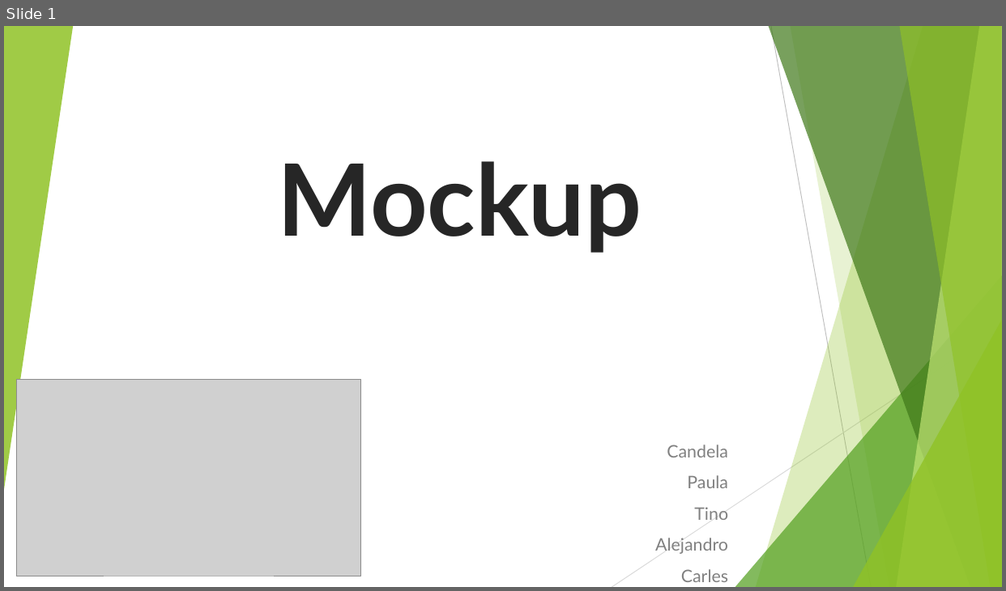
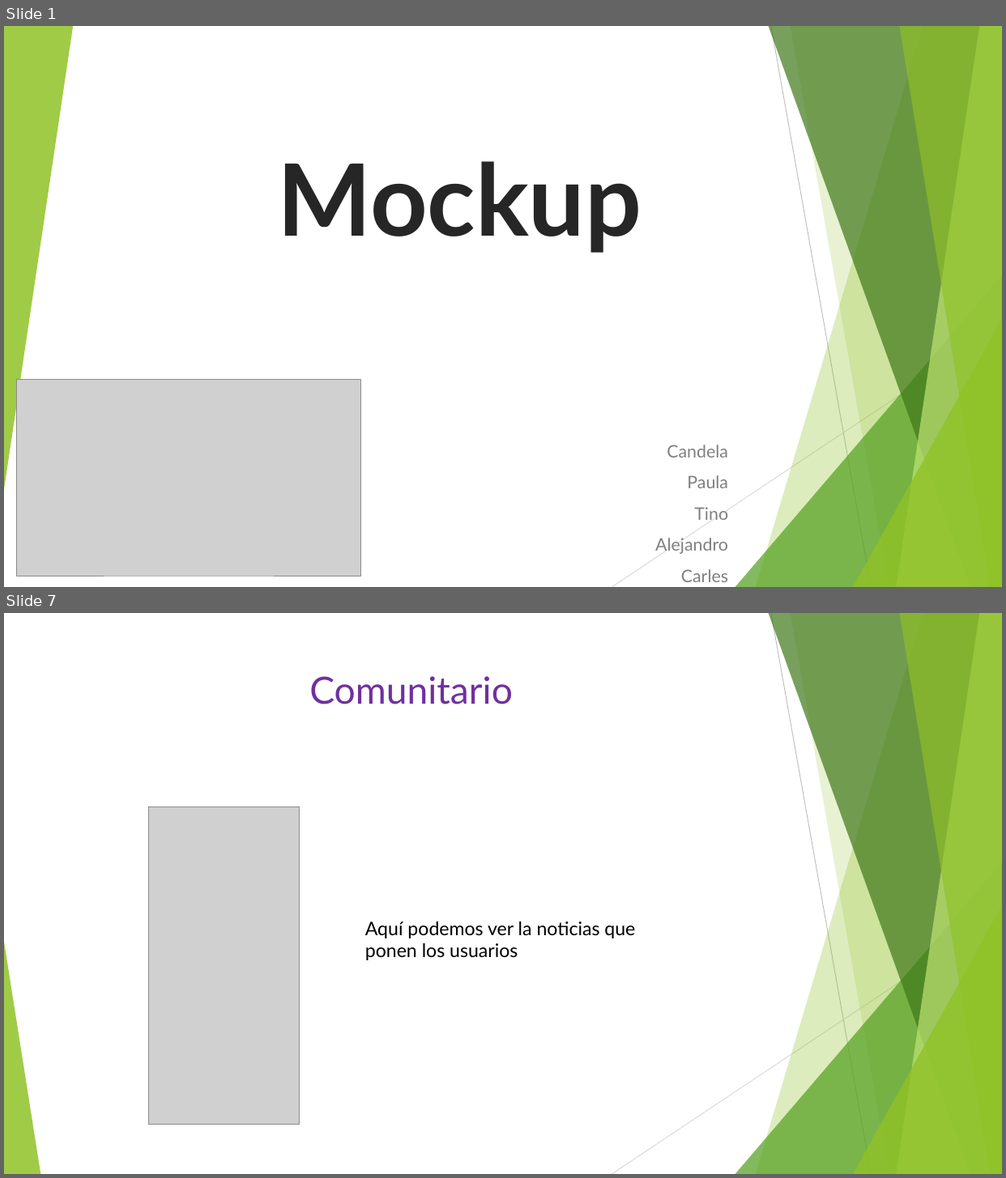
Before and after one commit to Tiinocm/ProyectoIntegrado, a slide deck: carles/poryecto integrado.pptx. Shown one above the other, each under a label of ours: slide 1 before the commit, slides 1 and 7 after it; the slides between them are not shown. The pictures are 1006x591 and 1006x1178 pixels, drawn with LibreOffice and Linux fonts; fonts in the diff are those of the drawing; grey boxes stand for pictures. Boxes give left, top, right and bottom in pixels: in the first picture for what was removed or moved away, otherwise in the second. Text is boxed around its words. In the diff, an @@ line names an element or a change of style, - is before the commit and + after.

```diff
--- a/carles/poryecto integrado.pptx
+++ b/carles/poryecto integrado.pptx
@@ slide 7 added at (4, 613, 1002, 1174), background #FFFFFF; not listed: 9 template elements that a slide beside it also shows @@
@@ title added at (309, 676, 513, 705), 36 pt, text #7030A0 @@
+Comunitario
@@ picture added at (148, 807, 300, 1125) @@
@@ text added at (365, 922, 635, 960), 18 pt, text #000000 @@
+Aquí podemos ver la noticias que ponen los usuarios
@@ triangle added at (4, 942, 40, 1174), fill #90C226 at 85% opacity @@
```
Also in this commit, not shown: 6 other slides added.
